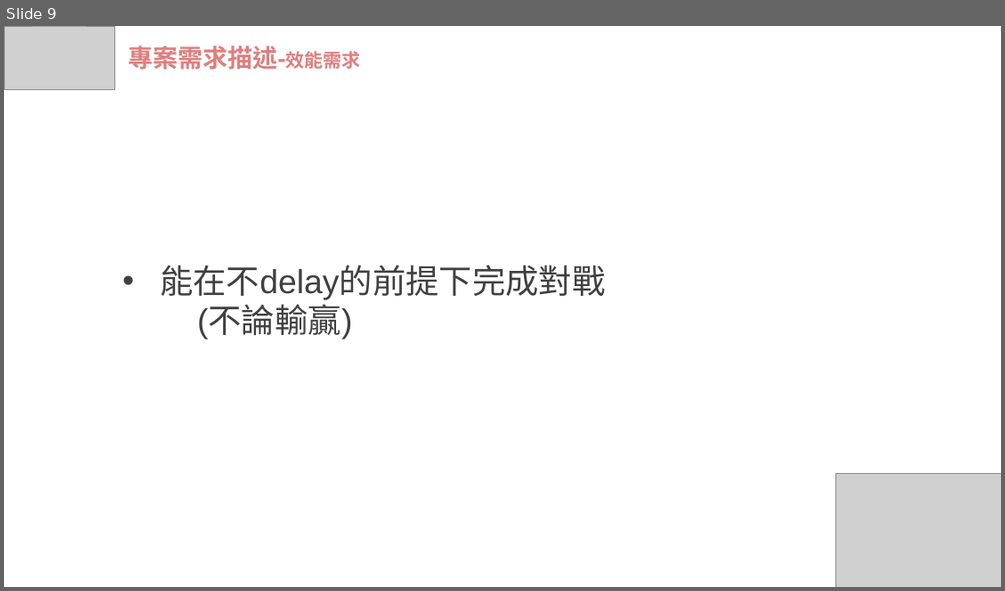
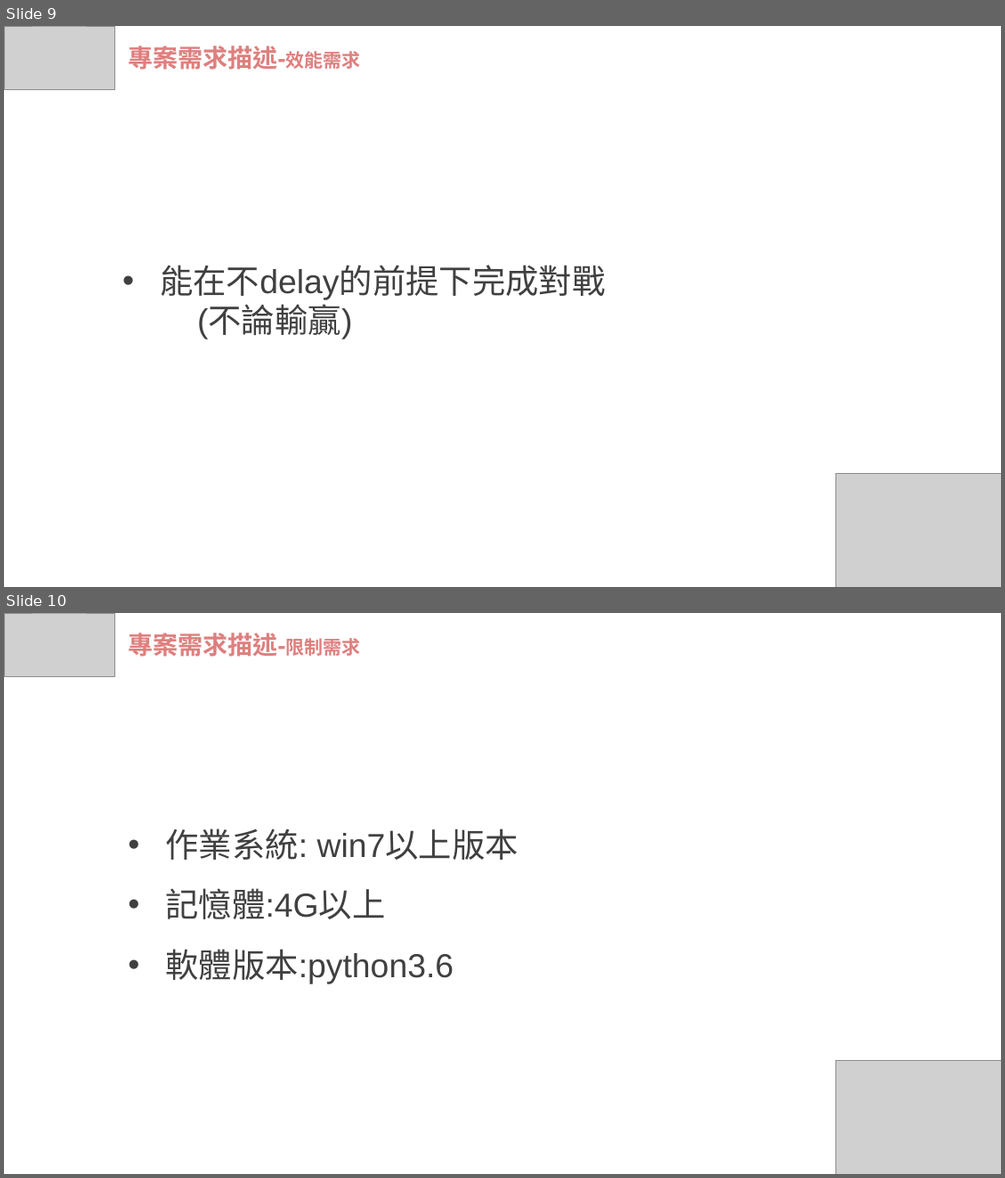
Before and after one commit to wasteee/-Machine-Learning-1081-0316-Project-HW6, a slide deck: ML_0552050_需求.pptx. Shown one above the other, each under a label of ours: slide 9 before the commit, slides 9 and 10 after it. The pictures are 1005x591 and 1005x1178 pixels, drawn with LibreOffice and Linux fonts; fonts in the diff are those of the drawing; grey boxes stand for pictures. Boxes give left, top, right and bottom in pixels: in the first picture for what was removed or moved away, otherwise in the second. Text is boxed around its words. In the diff, an @@ line names an element or a change of style, - is before the commit and + after.

```diff
--- a/ML_0552050_需求.pptx
+++ b/ML_0552050_需求.pptx
@@ slide 10 added at bbox=[4, 613, 1001, 1174], background #FFFFFF @@
@@ picture added at bbox=[4, 613, 115, 676] @@
@@ text added at bbox=[128, 633, 361, 657], 24 pt, text #DE7F7E, bold @@
+專案需求描述-限制需求
@@ text added at bbox=[165, 828, 518, 984], 32 pt, text #404040 @@
+• 作業系統: win7以上版本
+• 記憶體:4G以上
+• 軟體版本:python3.6
@@ picture added at bbox=[835, 1060, 1001, 1174] @@
```
Also in this commit, not shown: 4 slides changed.
